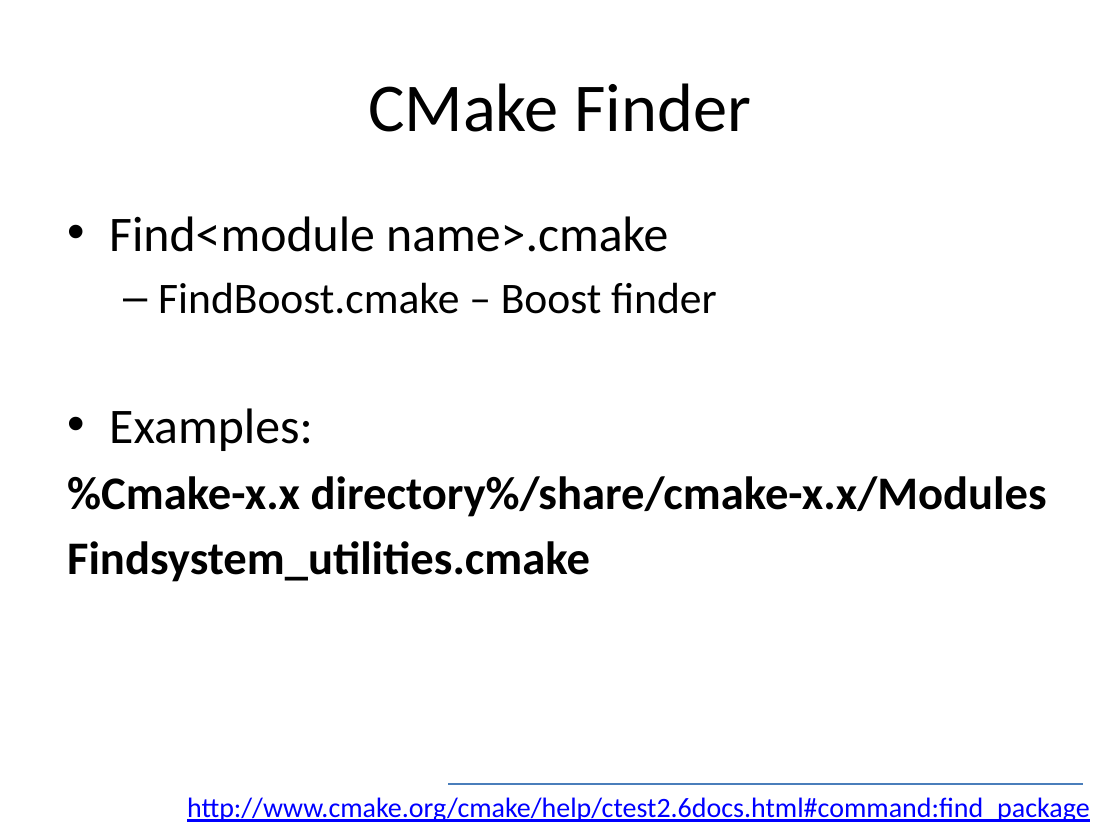
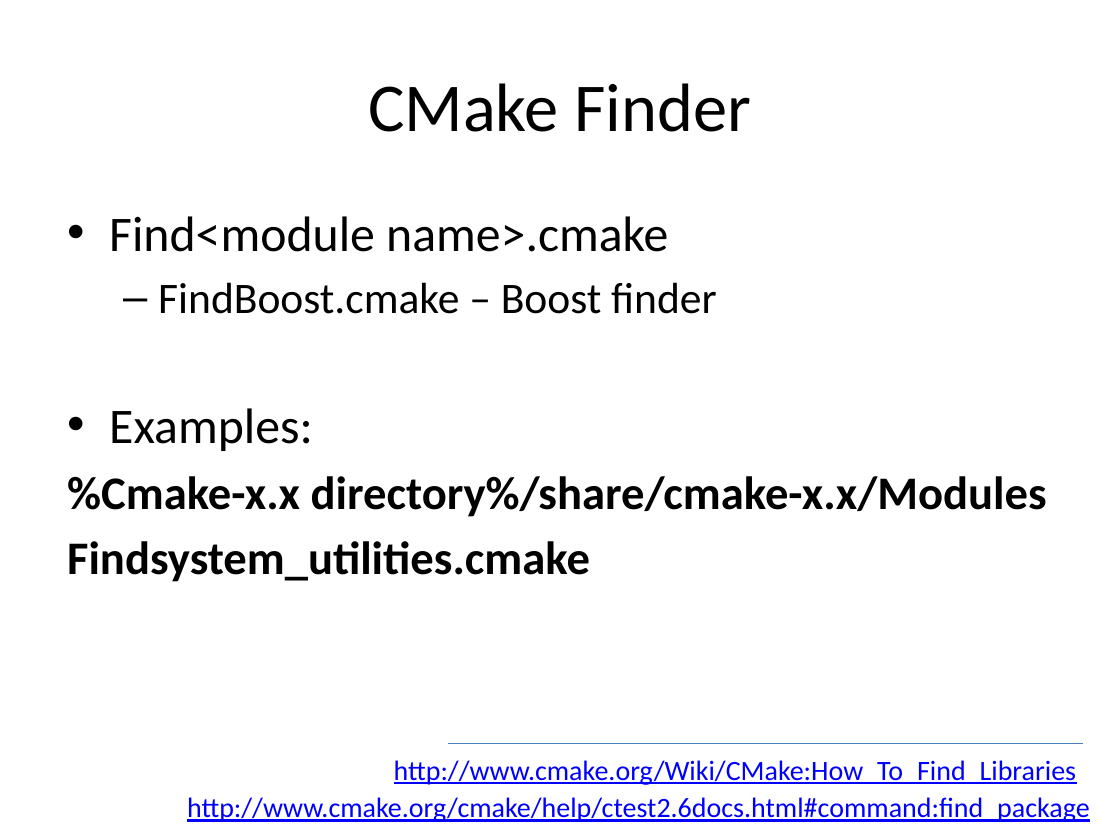
Before and after one commit to russov/cpp_craft_1013, a slide deck: slide 19 of lections/cpp_craft_lec_8_pre.pptx (slide 18 before the commit). Drawn at 1120x840 pixels with LibreOffice and Linux fonts; fonts in the diff are those of the drawing. Boxes give left, top, right and bottom in pixels: in the first picture for what was removed or moved away, otherwise in the second. Text is boxed around its words. In the diff, an @@ line names an element or a change of style, - is before the commit and + after.

```diff
--- a/lections/cpp_craft_lec_8_pre.pptx
+++ b/lections/cpp_craft_lec_8_pre.pptx
@@ line moved from (448, 784) - (1083, 784) to (448, 744) - (1083, 744) @@
@@ text added at <box>394,760,1076,785</box>, 18 pt, text #0000FF, underline @@
+http://www.cmake.org/Wiki/CMake:How_To_Find_Libraries
```
Also in this commit, not shown: 1 slide added.
